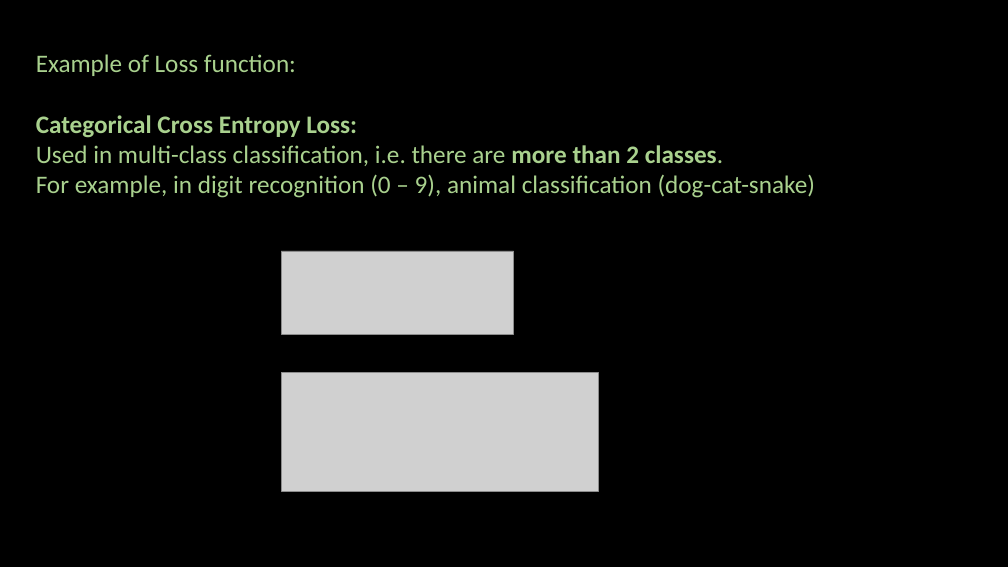
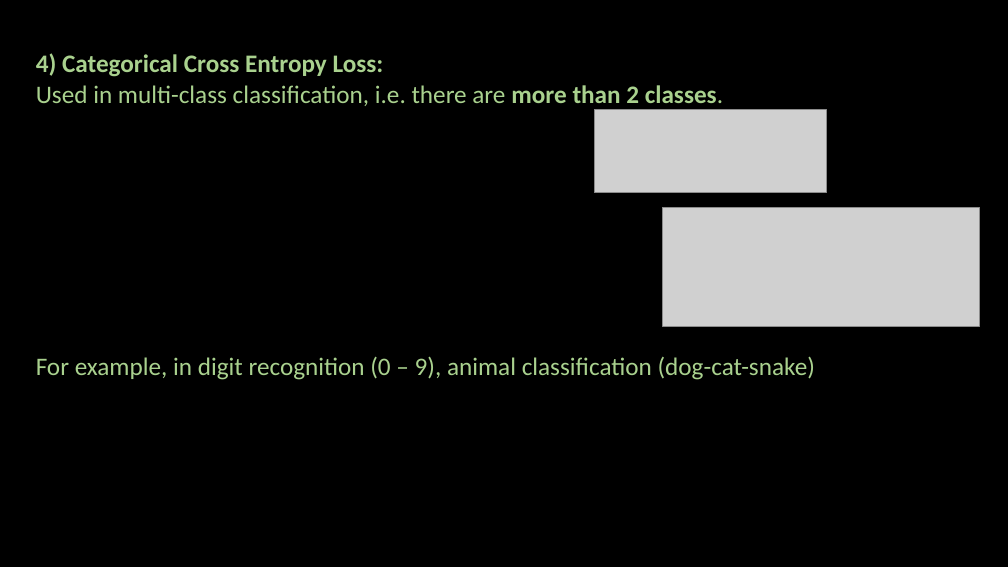
Before and after one commit to ash322ash422/youtube, a slide deck: slide 10 of tutorial_machine_learning/3_model_improvement_and_optimization/lossFunction-costFunction/loss-function-cost-function.pptx (slide 5 before the commit). Drawn at 1008x567 pixels with LibreOffice and Linux fonts; fonts in the diff are those of the drawing; grey boxes stand for pictures; background and template pictures are left out. Boxes give left, top, right and bottom in pixels: in the first picture for what was removed or moved away, otherwise in the second. Text is boxed around its words. In the diff, an @@ line names an element or a change of style, - is before the commit and + after.

```diff
--- a/tutorial_machine_learning/3_model_improvement_and_optimization/lossFunction-costFunction/loss-function-cost-function.pptx
+++ b/tutorial_machine_learning/3_model_improvement_and_optimization/lossFunction-costFunction/loss-function-cost-function.pptx
@@ text at box(36, 53, 384, 77): text changed @@
-Example of Loss function:
-Categorical Cross Entropy Loss:
+4) Categorical Cross Entropy Loss:
@@ picture: place and size @@
-picture at box(281, 251, 514, 334)
+picture at box(594, 110, 827, 193)
@@ picture: place and size @@
-picture at box(281, 372, 598, 492)
+picture at box(662, 207, 979, 327)
```
Also in this commit, not shown: 7 other slides changed, 7 slides added, 1 slide removed, 24 other files.
